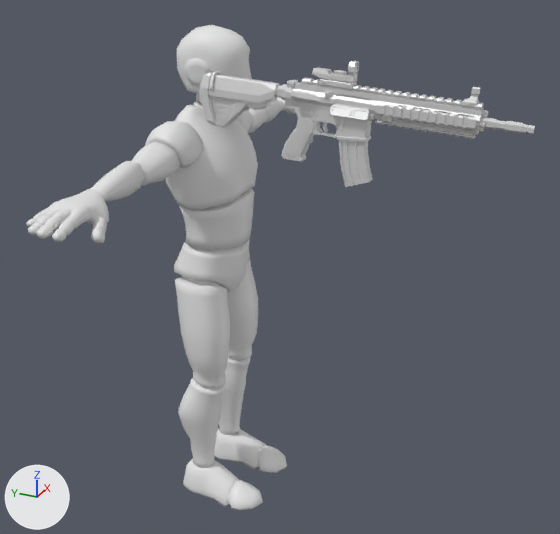
Before and after pictures for a commit that changed the Blender file NBender/animazioni/Fullbody/fullbody M4 anim.blend.
Rendered twice from a 50 mm camera at (-2.31, -1.32, 2.15) aimed at (-0.04, -0.29, 1.01). Arrows for +X, +Y and +Z are at lower left; the lights stay in place.

Names of what the first picture shows: 'AR_M_Barrel', 'AR_M_BarrelGuard', 'AR_M_Bolt', 'AR_M_Ejection Port', 'AR_M_Grip', 'AR_M_Mag.001', 'AR_M_Receiver_Down', 'AR_M_Receiver_Up', 'AR_M_Sight_Front', 'AR_M_Stock', 'AR_M_Trigger', 'HumanM_BodyMesh', 'Optic_B.001'.
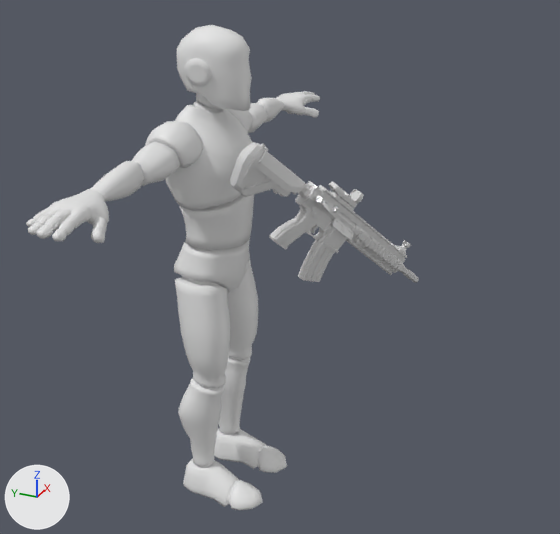
Diff of the bpy script that builds the scene:
```diff
--- a/NBender/animazioni/Fullbody/fullbody M4 anim.blend.py
+++ b/NBender/animazioni/Fullbody/fullbody M4 anim.blend.py
@@ ob_ar_m_barrel @@
 ob_ar_m_barrel = bpy.data.objects.new('AR_M_Barrel', me_cylinder_314)
-ob_ar_m_barrel.location = (-0.104, -0.811, 1.62)
-ob_ar_m_barrel.rotation_euler = (1.633, 0.0689, 0.0452)  # degrees (94, 3.9, 2.6)
+ob_ar_m_barrel.location = (0.305, -0.547, 0.991)
+ob_ar_m_barrel.rotation_euler = (2.288, -0.086, 0.94)  # degrees (131, -4.9, 54)
@@ ob_ar_m_barrelguard @@
 ob_ar_m_barrelguard = bpy.data.objects.new('AR_M_BarrelGuard', me_立方体_268)
-ob_ar_m_barrelguard.location = (-0.102, -0.853, 1.613)
-ob_ar_m_barrelguard.rotation_euler = (1.633, 0.0689, 0.0452)  # degrees (94, 3.9, 2.6)
+ob_ar_m_barrelguard.location = (0.331, -0.562, 0.96)
+ob_ar_m_barrelguard.rotation_euler = (2.288, -0.086, 0.94)  # degrees (131, -4.9, 54)
@@ ob_ar_m_bolt @@
 ob_ar_m_bolt = bpy.data.objects.new('AR_M_Bolt', me_cube_835)
-ob_ar_m_bolt.location = (-0.119, -0.382, 1.679)
-ob_ar_m_bolt.rotation_euler = (1.633, 0.0689, 0.0452)  # degrees (94, 3.9, 2.6)
+ob_ar_m_bolt.location = (0.044, -0.389, 1.298)
+ob_ar_m_bolt.rotation_euler = (2.288, -0.086, 0.94)  # degrees (131, -4.9, 54)
@@ ob_ar_m_ejection_port @@
 ob_ar_m_ejection_port = bpy.data.objects.new('AR_M_Ejection Port', me_立方体_269)
-ob_ar_m_ejection_port.location = (-0.143, -0.573, 1.628)
-ob_ar_m_ejection_port.rotation_euler = (1.633, 0.0689, 0.0452)  # degrees (94, 3.9, 2.6)
+ob_ar_m_ejection_port.location = (0.131, -0.471, 1.139)
+ob_ar_m_ejection_port.rotation_euler = (2.288, -0.086, 0.94)  # degrees (131, -4.9, 54)
@@ ob_ar_m_grip @@
 ob_ar_m_grip = bpy.data.objects.new('AR_M_Grip', me_cube_836)
-ob_ar_m_grip.location = (-0.126, -0.427, 1.552)
-ob_ar_m_grip.rotation_euler = (1.633, 0.0689, 0.0452)  # degrees (94, 3.9, 2.6)
+ob_ar_m_grip.location = (0.016, -0.355, 1.17)
+ob_ar_m_grip.rotation_euler = (2.288, -0.086, 0.94)  # degrees (131, -4.9, 54)
@@ ob_ar_m_mag_001 @@
 ob_ar_m_mag_001 = bpy.data.objects.new('AR_M_Mag.001', me_cube_837)
-ob_ar_m_mag_001.location = (-0.123, -0.588, 1.488)
-ob_ar_m_mag_001.rotation_euler = (1.633, 0.0689, 0.0452)  # degrees (94, 3.9, 2.6)
+ob_ar_m_mag_001.location = (0.096, -0.397, 1.022)
+ob_ar_m_mag_001.rotation_euler = (2.288, -0.086, 0.94)  # degrees (131, -4.9, 54)
@@ ob_ar_m_receiver_down @@
 ob_ar_m_receiver_down = bpy.data.objects.new('AR_M_Receiver_Down', me_立方体_266)
-ob_ar_m_receiver_down.location = (-0.118, -0.532, 1.601)
-ob_ar_m_receiver_down.rotation_euler = (1.633, 0.0689, 0.0452)  # degrees (94, 3.9, 2.6)
+ob_ar_m_receiver_down.location = (0.11, -0.42, 1.145)
+ob_ar_m_receiver_down.rotation_euler = (2.288, -0.086, 0.94)  # degrees (131, -4.9, 54)
@@ ob_ar_m_receiver_up @@
 ob_ar_m_receiver_up = bpy.data.objects.new('AR_M_Receiver_Up', me_立方体_265)
-ob_ar_m_receiver_up.location = (-0.115, -0.534, 1.633)
-ob_ar_m_receiver_up.rotation_euler = (1.633, 0.0689, 0.0452)  # degrees (94, 3.9, 2.6)
+ob_ar_m_receiver_up.location = (0.126, -0.435, 1.169)
+ob_ar_m_receiver_up.rotation_euler = (2.288, -0.086, 0.94)  # degrees (131, -4.9, 54)
@@ ob_ar_m_sight_front @@
 ob_ar_m_sight_front = bpy.data.objects.new('AR_M_Sight_Front', me_立方体_272)
-ob_ar_m_sight_front.location = (-0.097, -0.909, 1.659)
-ob_ar_m_sight_front.rotation_euler = (1.633, 0.0689, 0.0452)  # degrees (94, 3.9, 2.6)
+ob_ar_m_sight_front.location = (0.389, -0.605, 0.962)
+ob_ar_m_sight_front.rotation_euler = (2.288, -0.086, 0.94)  # degrees (131, -4.9, 54)
@@ ob_ar_m_stock @@
 ob_ar_m_stock = bpy.data.objects.new('AR_M_Stock', me_cube_838)
-ob_ar_m_stock.location = (-0.126, -0.258, 1.655)
-ob_ar_m_stock.rotation_euler = (1.633, 0.0689, 0.0452)  # degrees (94, 3.9, 2.6)
+ob_ar_m_stock.location = (-0.05, -0.326, 1.354)
+ob_ar_m_stock.rotation_euler = (2.288, -0.086, 0.94)  # degrees (131, -4.9, 54)
@@ ob_ar_m_trigger @@
 ob_ar_m_trigger = bpy.data.objects.new('AR_M_Trigger', me_立方体_267)
-ob_ar_m_trigger.location = (-0.121, -0.488, 1.575)
-ob_ar_m_trigger.rotation_euler = (1.633, 0.0689, 0.0452)  # degrees (94, 3.9, 2.6)
+ob_ar_m_trigger.location = (0.069, -0.391, 1.151)
+ob_ar_m_trigger.rotation_euler = (2.288, -0.086, 0.94)  # degrees (131, -4.9, 54)
@@ ob_optic_b_001 @@
 ob_optic_b_001 = bpy.data.objects.new('Optic_B.001', me_立方体_001)
-ob_optic_b_001.location = (-0.113, -0.51, 1.686)
-ob_optic_b_001.rotation_euler = (1.633, 0.0689, 0.0452)  # degrees (94, 3.9, 2.6)
+ob_optic_b_001.location = (0.134, -0.447, 1.226)
+ob_optic_b_001.rotation_euler = (2.288, -0.086, 0.94)  # degrees (131, -4.9, 54)
@@ ob_optic_b_lens_001 @@
 ob_optic_b_lens_001 = bpy.data.objects.new('Optic_B_Lens.001', me_立方体_006)
-ob_optic_b_lens_001.location = (-0.107, -0.562, 1.735)
-ob_optic_b_lens_001.rotation_euler = (1.633, 0.0689, 0.0452)  # degrees (94, 3.9, 2.6)
+ob_optic_b_lens_001.location = (0.19, -0.489, 1.233)
+ob_optic_b_lens_001.rotation_euler = (2.288, -0.086, 0.94)  # degrees (131, -4.9, 54)
```

Location of each change, (x1, y1, x2, y2) in pixels of the pictures (560 x 534 px):
'AR_M_Stock', moved, turned
    before: (199, 70, 279, 127)
    after: (230, 142, 305, 197)
'AR_M_BarrelGuard', moved, turned
    before: (374, 88, 484, 139)
    after: (346, 219, 407, 275)
'AR_M_Receiver_Down', moved, turned
    before: (275, 84, 375, 141)
    after: (295, 184, 349, 253)
'AR_M_Receiver_Up', moved, turned
    before: (291, 78, 378, 116)
    after: (312, 185, 364, 236)
'AR_M_Mag.001', moved, turned
    before: (339, 140, 373, 187)
    after: (298, 240, 335, 282)
'AR_M_Grip', moved, turned
    before: (281, 110, 314, 162)
    after: (269, 205, 313, 250)
'Optic_B.001', moved, turned
    before: (312, 61, 359, 89)
    after: (329, 182, 364, 212)
'AR_M_Barrel', moved, turned
    before: (478, 110, 535, 135)
    after: (399, 261, 419, 283)
'AR_M_Ejection Port', moved, turned
    before: (330, 105, 369, 121)
    after: (332, 219, 354, 240)
'AR_M_Sight_Front', moved, turned
    before: (462, 87, 480, 107)
    after: (395, 240, 411, 256)
'AR_M_Bolt', moved, turned
    before: (287, 80, 298, 86)
    after: (307, 181, 320, 191)
'Optic_B_Lens.001', moved, turned
    before: (354, 63, 357, 74)
    after: (351, 191, 360, 200)
'AR_M_Trigger', moved, turned
    before: (323, 122, 328, 132)
    after: (311, 225, 319, 234)
